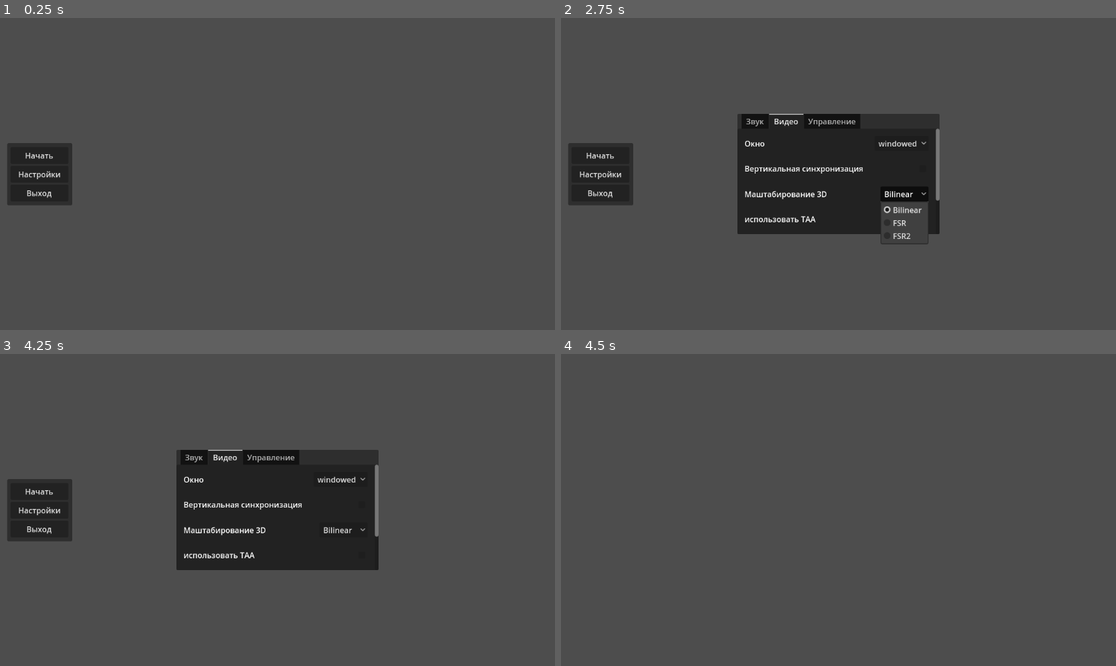
Above: before the commit, frames 1-4 (two rows, left to right).
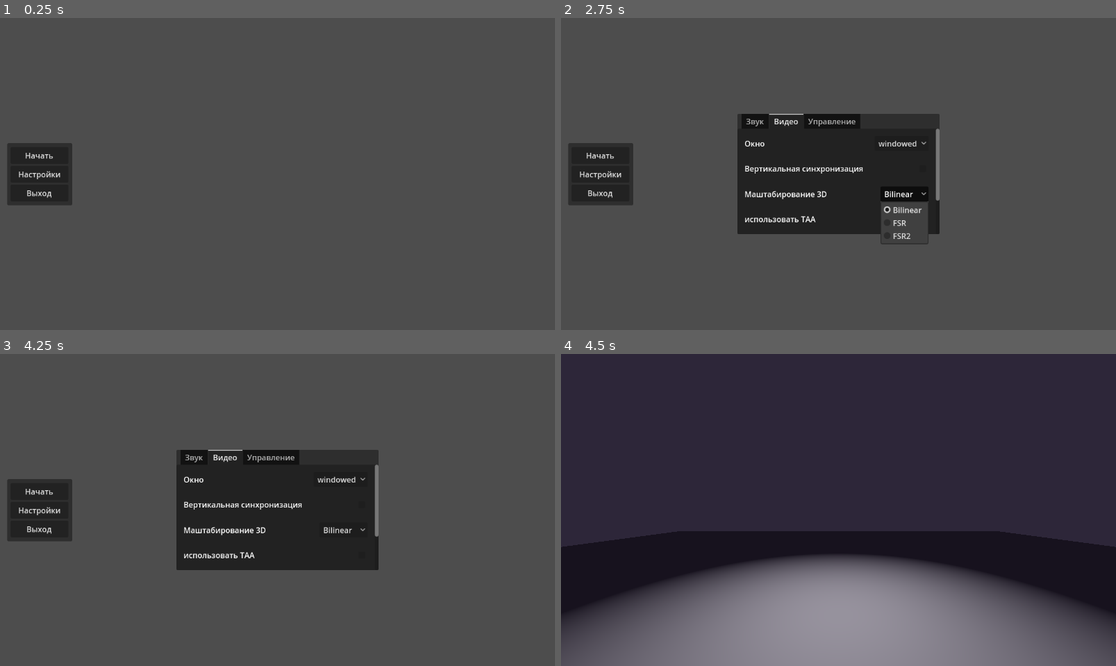
Above: after the commit, the same moments.

Repository: sudo-m3z1m/Summer-Game-Forge
Game: Godot game, scene res://game/userInterface/main_menu.tscn
Two runs of this game, one before a commit and one after it. Both use one fixed random seed, a clock stepped at 60 frames per second and the inputs below.
Inputs:
- Up to frame 1 (0.25 s): no input
- Up to frame 2 (2.75 s): click "Настройки" at 0.5 s; click "windowed" at 1.25 s; click "Bilinear" at 2 s
- Up to frame 3 (4.25 s): click "Disabled" at 2.75 s; click "Disabled" at 3.5 s
- Up to frame 4 (4.5 s): click "Начать" at 4.25 s

Frames 1-3 are identical in both runs. In frame 4, 93% of the frame differs, in the area x 0-100%, y 0-100%.

Commit message:
empty base game manager, sound manager, and fog on main

Diff:
--- /dev/null
+++ b/game/game_manager.gd
@@ -0,0 +1,13 @@
+extends Node
+
+signal enemy_turn
+signal player_turn
+
+func player_confirm_turn():
+	pass
+
+func _enemy_turn():
+	pass
+
+func _spawn_unit():
+	pass
--- /dev/null
+++ b/game/main/controller.gd
@@ -0,0 +1 @@
+extends StateMachine
--- /dev/null
+++ b/game/main/main.gd
@@ -0,0 +1,8 @@
+extends Node
+
+@export var background_music_stream: AudioStream
+
+@onready var sound_manager = $SoundManager
+
+func _ready():
+	sound_manager.set_looped(sound_manager.play(background_music_stream))
--- a/game/main/main.tscn
+++ b/game/main/main.tscn
@@ -1,3 +1,134 @@
-[gd_scene format=3 uid="uid://c2fup3v41tkqa"]
+[gd_scene load_steps=14 format=3 uid="uid://c2fup3v41tkqa"]
+
+[ext_resource type="Script" path="res://game/main/main.gd" id="1_obpee"]
+[ext_resource type="Script" path="res://game/main/sound_manager.gd" id="1_pqany"]
+[ext_resource type="Script" path="res://game/main/controller.gd" id="3_q38pu"]
+
+[sub_resource type="Environment" id="Environment_yrohi"]
+background_mode = 1
+background_color = Color(0.178395, 0.150182, 0.22173, 1)
+tonemap_mode = 1
+tonemap_exposure = 0.5
+tonemap_white = 0.65
+sdfgi_enabled = true
+sdfgi_y_scale = 0
+sdfgi_energy = 1.2
+volumetric_fog_enabled = true
+volumetric_fog_density = 0.0
+volumetric_fog_anisotropy = 0.9
+
+[sub_resource type="Gradient" id="Gradient_wubxn"]
+
+[sub_resource type="FastNoiseLite" id="FastNoiseLite_6w8ea"]
+
+[sub_resource type="NoiseTexture3D" id="NoiseTexture3D_5o7f3"]
+color_ramp = SubResource("Gradient_wubxn")
+noise = SubResource("FastNoiseLite_6w8ea")
+
+[sub_resource type="FogMaterial" id="FogMaterial_uk2r3"]
+density_texture = SubResource("NoiseTexture3D_5o7f3")
+
+[sub_resource type="Animation" id="Animation_5gk18"]
+resource_name = "fog_wrap"
+length = 10.0
+loop_mode = 1
+tracks/0/type = "value"
+tracks/0/imported = false
+tracks/0/enabled = true
+tracks/0/path = NodePath("FogVolume:material:density_texture:noise:offset")
+tracks/0/interp = 1
+tracks/0/loop_wrap = true
+tracks/0/keys = {
+"times": PackedFloat32Array(0, 5, 10),
+"transitions": PackedFloat32Array(1, 1, 1),
+"update": 0,
+"values": [Vector3(0, 0, 0), Vector3(50, 50, 50), Vector3(0, 0, 0)]
+}
+
+[sub_resource type="Animation" id="Animation_vfoim"]
+length = 0.001
+tracks/0/type = "value"
+tracks/0/imported = false
+tracks/0/enabled = true
+tracks/0/path = NodePath("FogVolume:material:density_texture:noise:offset")
+tracks/0/interp = 1
+tracks/0/loop_wrap = true
+tracks/0/keys = {
+"times": PackedFloat32Array(0),
+"transitions": PackedFloat32Array(1),
+"update": 0,
+"values": [Vector3(0, 0, 0)]
+}
+
+[sub_resource type="AnimationLibrary" id="AnimationLibrary_ionys"]
+_data = {
+"RESET": SubResource("Animation_vfoim"),
+"fog_wrap": SubResource("Animation_5gk18")
+}
+
+[sub_resource type="FogMaterial" id="FogMaterial_7lw6j"]
+density = -1.0
+
+[sub_resource type="PlaneMesh" id="PlaneMesh_d41xa"]
+size = Vector2(30, 30)
 
 [node name="Main" type="Node"]
+script = ExtResource("1_obpee")
+
+[node name="SoundManager" type="Node" parent="."]
+script = ExtResource("1_pqany")
+
+[node name="World" type="Node3D" parent="."]
+
+[node name="GraphicsAndLIght" type="Node3D" parent="World"]
+
+[node name="WorldEnvironment" type="WorldEnvironment" parent="World/GraphicsAndLIght"]
+environment = SubResource("Environment_yrohi")
+
+[node name="FogVolume" type="FogVolume" parent="World/GraphicsAndLIght"]
+transform = Transform3D(1, 0, 0, 0, 1, 0, 0, 0, 1, 0, 2.1116, 0)
+size = Vector3(30, 15, 30)
+shape = 2
+material = SubResource("FogMaterial_uk2r3")
+
+[node name="AnimationPlayer" type="AnimationPlayer" parent="World/GraphicsAndLIght/FogVolume"]
+root_node = NodePath("../..")
+libraries = {
+"": SubResource("AnimationLibrary_ionys")
+}
+
+[node name="SubstractFogVolume" type="FogVolume" parent="World/GraphicsAndLIght"]
+size = Vector3(15, 10, 15)
+shape = 2
+material = SubResource("FogMaterial_7lw6j")
+
+[node name="SpotLight3D" type="SpotLight3D" parent="World/GraphicsAndLIght"]
+transform = Transform3D(1, 0, 0, 0, 1.19249e-08, 1, 0, -1, 1.19249e-08, 0, 5.35562, 0)
+light_energy = 3.0
+shadow_enabled = true
+spot_range = 9.93166
+spot_attenuation = 0.85
+spot_angle = 45.472
+
+[node name="DirectionalLight3D" type="DirectionalLight3D" parent="World/GraphicsAndLIght"]
+transform = Transform3D(1, 0, 0, 0, 0.0859734, -0.996297, 0, 0.996297, 0.0859735, 0, 0, 0)
+light_color = Color(0.589322, 0.705763, 0.955179, 1)
+
+[node name="CSGMesh3D" type="CSGMesh3D" parent="World"]
+mesh = SubResource("PlaneMesh_d41xa")
+
+[node name="Camera3D" type="Camera3D" parent="World"]
+transform = Transform3D(-1, 0, -8.74228e-08, 0, 1, 0, 8.74228e-08, 0, -1, 0, 2, -4)
+
+[node name="Controller" type="Node" parent="World"]
+script = ExtResource("3_q38pu")
+
+[node name="Turn" type="Node" parent="World/Controller"]
+
+[node name="ChoosingAction" type="Node" parent="World/Controller/Turn"]
+
+[node name="GrabFlopDisk" type="Node" parent="World/Controller/Turn"]
+
+[node name="GrabFlopDisk2" type="Node" parent="World/Controller/Turn"]
+
+[node name="EnemyTurn" type="Node" parent="World/Controller"]
--- /dev/null
+++ b/game/main/sound_manager.gd
@@ -0,0 +1,31 @@
+extends Node
+
+func _get_stream_player(bus: String = "Master"):
+	var player = AudioStreamPlayer.new()
+	player.bus = bus
+	player.finished.connect(player.queue_free)
+	add_child(player)
+	return player
+
+func _get_stream_player3d(bus: String = "Master"):
+	var player = AudioStreamPlayer3D.new()
+	player.bus = bus
+	player.finished.connect(player.queue_free)
+	add_child(player)
+	return player
+
+func play(stream: AudioStream, bus: String = "Master"):
+	var player = _get_stream_player(bus)
+	player.stream = stream
+	player.play()
+	return player
+
+func play3d(stream: AudioStream, bus: String = "Master"):
+	var player = _get_stream_player3d(bus)
+	player.stream = stream
+	player.play()
+	return player
+
+func set_looped(player):
+	player.finished.disconnect(player.queue_free)
+	player.finished.connect(player.play)
